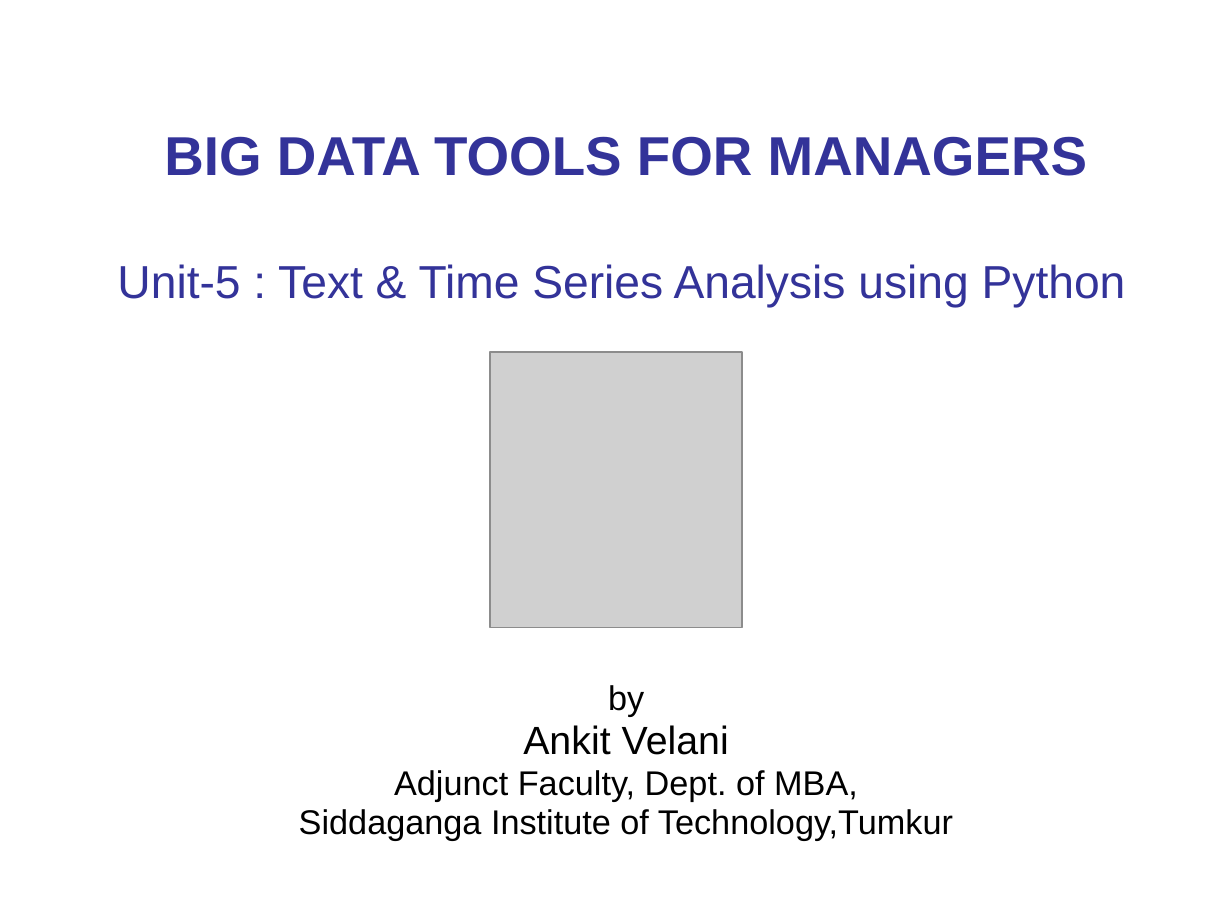
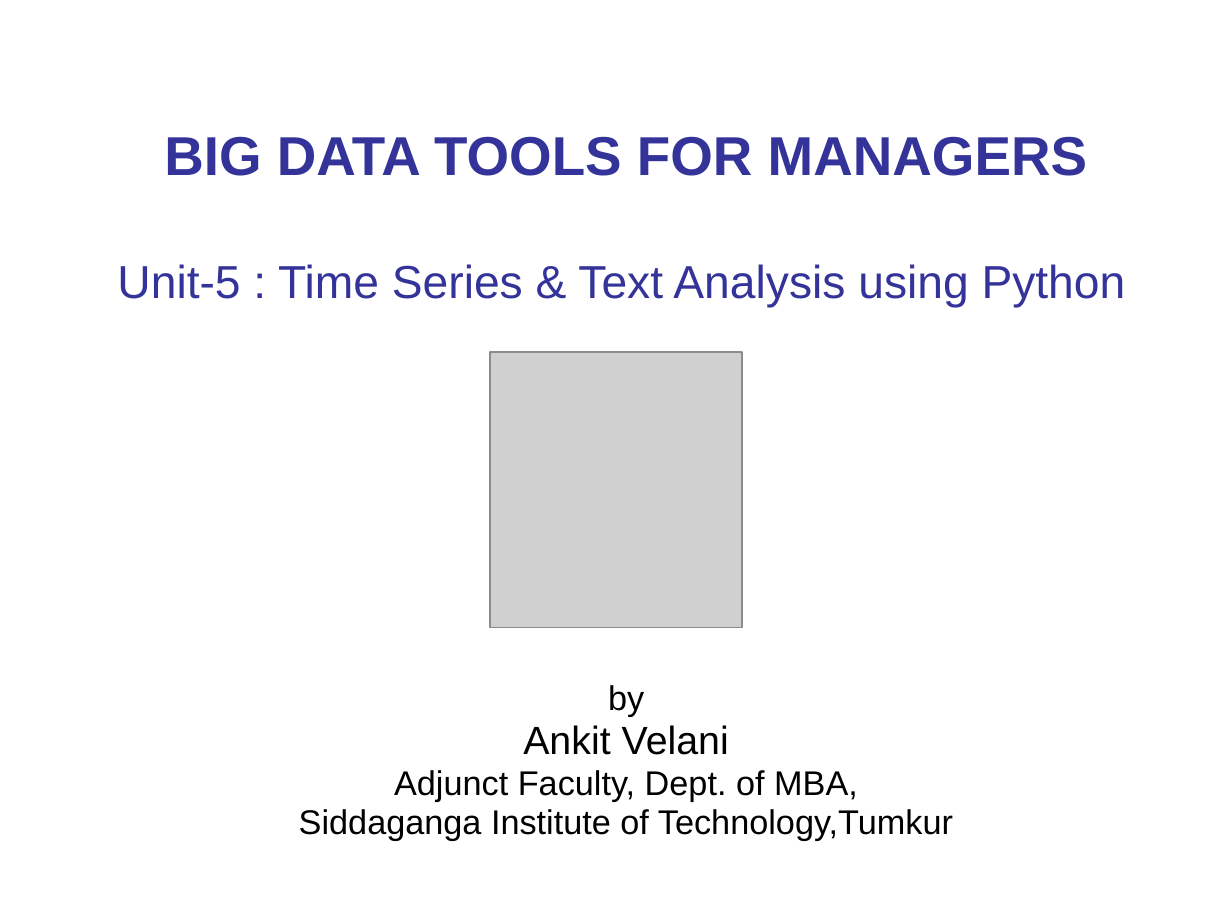
Before and after one commit to sitmbadept/sitmbadept.github.io, a slide deck: slide 1 of 2023/UNIT_4_5/Unit-5-Python-Text-TimeSeries.pptx. Drawn at 1232x924 pixels with LibreOffice and Linux fonts; fonts in the diff are those of the drawing; grey boxes stand for pictures. Boxes give left, top, right and bottom in pixels: in the first picture for what was removed or moved away, otherwise in the second. Text is boxed around its words. In the diff, an @@ line names an element or a change of style, - is before the commit and + after.

```diff
--- a/2023/UNIT_4_5/Unit-5-Python-Text-TimeSeries.pptx
+++ b/2023/UNIT_4_5/Unit-5-Python-Text-TimeSeries.pptx
@@ title at (117,264,1126,308): text changed @@
-Unit-5 : Text & Time Series Analysis using Python
+Unit-5 : Time Series & Text Analysis using Python
```
Also in this commit, not shown: 24 other slides changed, 2 slides added.
